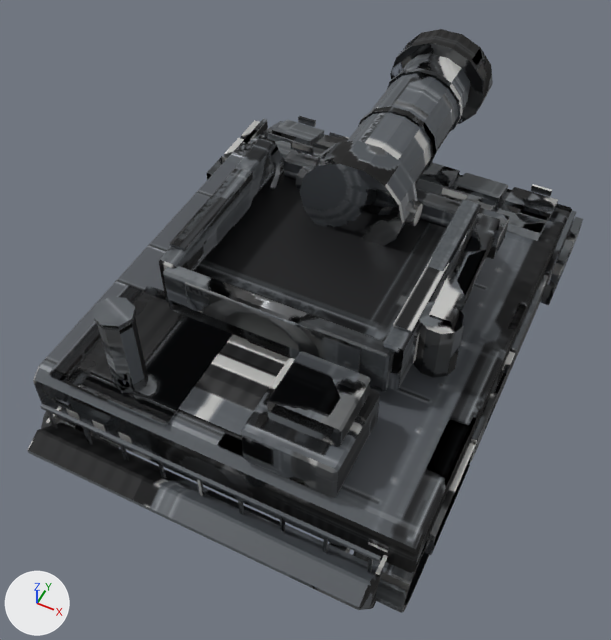
The FBX model assets/models/chs_hellmouth/export/chs_hellmouth.fbx: old version first, new version second.
Both versions are drawn from a 50 mm lens placed at (3.41, -7.57, 10.06), pointed at (-0.38, 0.02, 0.57). Lighting does not change. The marker at lower left points along +X, +Y and +Z. The first picture is the older version. Where no turn or scale is listed for an object, it has been applied to the vertices.

Objects in the first picture: 'barrel_bar', 'base_bar', 'turret_bar'.
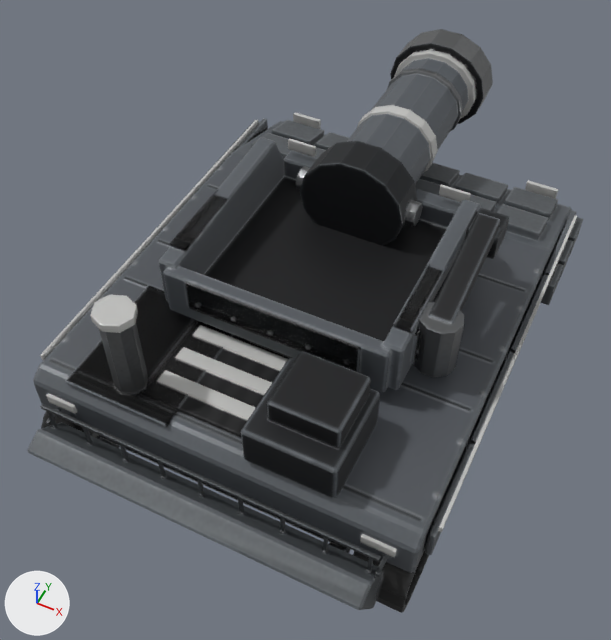
What differs and where, as boxes (x1, y1, x2, y2) in the pictures (611 x 640 px):
'base_bar', reshaped: before (27, 116, 583, 613); after (27, 118, 583, 613)
'base_glow_running_bar', added: after (40, 120, 577, 558)
'barrel_glow_weapon_bar', added: after (357, 50, 476, 173)
'turret_glow_running_bar', added: after (288, 138, 471, 202)
'base_glow_head_bar', added: after (293, 112, 558, 199)
part 1 of me_turret_002, deleted: before (291, 141, 313, 155)
part 2 of me_turret_002, deleted: before (442, 187, 468, 201)
part 3 of me_turret_002, surface changed: (159, 137, 510, 392) in both
part 4 of me_base_002, deleted: before (93, 297, 136, 331)
part 5 of me_base_002, deleted: before (53, 397, 71, 410)
part 6 of me_base_002, deleted: before (531, 184, 552, 197)
part 7 of me_base_002, deleted: before (368, 538, 389, 553)
part 8 of me_base_002, deleted: before (298, 116, 316, 127)
part 9 of me_base_002, surface changed: (27, 119, 581, 613) in both
part 10 of me_barrel_002, deleted: before (359, 106, 436, 170)
part 11 of me_barrel_002, surface changed: (295, 29, 493, 246) in both

Edits to the bpy script that builds the scene:
```text
Change me_barrel_002:
    remove me_barrel_002.from_pydata(...)  # 196 vertices, 114 faces; spans x -0.89..0.89, y -0.05..3.75, z -0.7..0.7
    add me_barrel_002.from_pydata(...)  # 168 vertices, 98 faces; spans x -0.89..0.89, y -0.05..3.75, z -0.7..0.7
    me_barrel_002 part 10: the loose piece of 28 vertices spanning x -0.62..0.62, y 1.53..1.64, z -0.55..0.55 is deleted
    me_barrel_002 part 11: 94 kept faces spanning x -0.89..0.89, y -0.05..3.75, z -0.7..0.7 get new texture (UV) coordinates
Change me_base_002:
    remove me_base_002.from_pydata(...)  # 1356 vertices, 1112 faces; spans x -2.84..2.84, y -3.94..3.47, z 0.0..3.03
    add me_base_002.from_pydata(...)  # 1308 vertices, 1078 faces; spans x -2.84..2.84, y -3.94..3.44, z 0.0..2.97
    me_base_002 part 4: the loose piece of 16 vertices spanning x -1.63..-1.13, y -3.02..-2.56, z 2.96..3.03 is deleted
    me_base_002 part 5: the loose piece of 8 vertices spanning x -2.29..-2.05, y -3.28..-3.25, z 1.35..1.44 is deleted
    me_base_002 part 6: the loose piece of 8 vertices spanning x 1.91..2.23, y 3.43..3.47, z 1.39..1.49 is deleted
    me_base_002 part 7: the loose piece of 8 vertices spanning x 2.05..2.29, y -3.28..-3.25, z 1.35..1.44 is deleted
    me_base_002 part 8: the loose piece of 8 vertices spanning x -2.23..-1.91, y 3.43..3.47, z 1.39..1.49 is deleted
    me_base_002 part 9: 1068 kept faces spanning x -2.84..2.84, y -3.94..3.44, z 0.0..2.97 get new texture (UV) coordinates
Change me_turret_002:
    remove me_turret_002.from_pydata(...)  # 320 vertices, 312 faces; spans x -1.72..2.15, y -1.72..1.63, z 0.0..1.32
    add me_turret_002.from_pydata(...)  # 304 vertices, 300 faces; spans x -1.72..2.15, y -1.72..1.63, z 0.0..1.32
    me_turret_002 part 1: the loose piece of 8 vertices spanning x -1.36..-1.0, y 1.49..1.53, z 0.7..0.83 is deleted
    me_turret_002 part 2: the loose piece of 8 vertices spanning x 1.0..1.36, y 1.49..1.53, z 0.7..0.83 is deleted
    me_turret_002 part 3: 294 kept faces spanning x -1.72..2.15, y -1.72..1.63, z 0.0..1.32 get new texture (UV) coordinates
Add ob_turret_glow_running_bar:
    ob_turret_glow_running_bar = bpy.data.objects.new('turret_glow_running_bar', me_turret_004)  # a box spanning x -1.4..-0.97, y 1.48..1.53, z 0.68..0.85; a box spanning x 0.97..1.4, y 1.48..1.53, z 0.68..0.85
    ob_turret_glow_running_bar.location = (0.0, 0.0, 1.71)
Add ob_base_glow_head_bar:
    ob_base_glow_head_bar = bpy.data.objects.new('base_glow_head_bar', me_base_006)  # a box spanning x -2.31..-1.82, y 3.42..3.48, z 1.35..1.53; a box spanning x 1.82..2.31, y 3.42..3.48, z 1.35..1.53
    ob_base_glow_head_bar.location = (0.0, 0.0, 0.0)
Add ob_barrel_glow_weapon_bar:
    ob_barrel_glow_weapon_bar = bpy.data.objects.new('barrel_glow_weapon_bar', me_barrel_004)  # a 14-sided cylinder along y spanning x -0.63..0.63, y 1.49..1.67, z -0.56..0.56; a 14-sided cylinder along y spanning x -0.68..0.68, y 3.12..3.24, z -0.61..0.61
    ob_barrel_glow_weapon_bar.location = (0.0, 0.65, 2.47)
Add ob_base_glow_running_bar:
    ob_base_glow_running_bar = bpy.data.objects.new('base_glow_running_bar', me_base_005)  # a box spanning x -1.08..1.08, y -1.81..-1.63, z 1.74..1.77; a box spanning x -1.08..1.08, y -2.23..-2.05, z 1.74..1.77; a box spanning x -1.08..1.08, y -2.65..-2.46, z 1.74..1.77; a box spanning x -2.75..-2.71, y -2.88..2.88, z 1.53..1.62; a box spanning x 2.71..2.75, y -2.88..2.88, z 1.53..1.62; a box spanning x -2.37..-1.96, y -3.29..-3.24, z 1.32..1.47; a box spanning x 1.96..2.37, y -3.29..-3.24, z 1.32..1.47; an 8-sided cylinder along z spanning x -1.64..-1.11, y -3.04..-2.54, z 2.94..3.05
    ob_base_glow_running_bar.location = (0.0, 0.0, 0.0)
```
